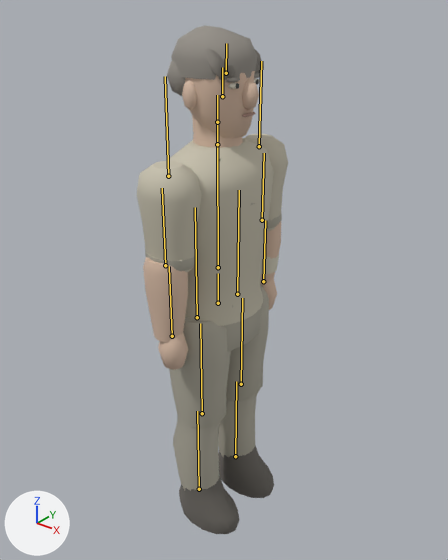
What one commit did to the glTF model unreal/MGRemaster/Content/SourceAssets/Characters/fox.glb.
One viewpoint serves both versions: a 50 mm lens placed at (1.246, -1.526, 1.955), pointed at (0.006, 0.024, 0.994). Lighting does not change. The marker at lower left points along +X, +Y and +Z. The picture after the commit comes second. The bones that bend it are drawn over the model as lines.

Names of what the first picture shows: 'fox'.
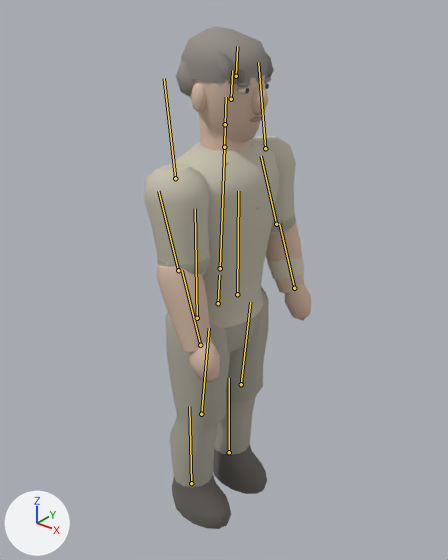
The newer file adds an action. The first version stands in its rest pose; the second is drawn at frame 6 of the action 'IdleWary'.

What differs and where, as boxes (x1, y1, x2, y2) in the pictures (448 x 560 px):
'fox', posed (11% wider)
    before: (137, 25, 288, 534)
    after: (144, 27, 311, 529)
bone 'pelvis', root to tip
    before: (218, 303) to (218, 273)
    after: (218, 303) to (219, 275)
bone 'neck', root to tip
    before: (217, 144) to (217, 122)
    after: (224, 147) to (225, 124)
bone 'head', root to tip
    before: (217, 122) to (217, 95)
    after: (225, 124) to (226, 97)
bone 'upper_arm_L', root to tip
    before: (259, 146) to (261, 61)
    after: (265, 148) to (258, 62)
bone 'forearm_L', root to tip
    before: (262, 220) to (264, 153)
    after: (276, 224) to (261, 156)
bone 'upper_arm_R', root to tip
    before: (168, 176) to (165, 76)
    after: (175, 178) to (164, 78)
bone 'forearm_R', root to tip
    before: (165, 265) to (162, 188)
    after: (178, 270) to (158, 191)
bone 'thigh_L', root to tip
    before: (237, 294) to (239, 190)
    after: (237, 294) to (238, 191)
bone 'shin_L', root to tip
    before: (241, 384) to (242, 298)
    after: (241, 384) to (250, 302)
bone 'foot_L', root to tip
    before: (235, 456) to (236, 381)
    after: (229, 452) to (229, 378)
bone 'thigh_R', root to tip
    before: (197, 317) to (195, 207)
    after: (197, 318) to (195, 208)
bone 'shin_R', root to tip
    before: (202, 413) to (200, 323)
    after: (201, 414) to (209, 328)
bone 'foot_R', root to tip
    before: (199, 489) to (197, 411)
    after: (191, 483) to (189, 406)

The edits, one by one:
Bone 'pelvis' (bone_pelvis) moves from (0.0, 0.0, 0.0) to (0.0, -0.003, 0.0).
Bone 'pelvis' (bone_pelvis) turns from (0, 0, 0) to (0, 0, -3) degrees about its own x, y and z.
Bone 'neck' (bone_neck) turns from (0, 0, 0) to (0, 0, 2) degrees about its own x, y and z.
Bone 'head' (bone_head) turns from (0, 0, 0) to (0, 0, -2) degrees about its own x, y and z.
Bone 'upper_arm_L' (bone_upper_arm_l) turns from (0, 0, 0) to (0, 0, 11) degrees about its own x, y and z.
Bone 'forearm_L' (bone_forearm_l) turns from (0, 0, 0) to (0, 0, 10) degrees about its own x, y and z.
Bone 'upper_arm_R' (bone_upper_arm_r) turns from (0, 0, 0) to (0, 0, 9) degrees about its own x, y and z.
Bone 'forearm_R' (bone_forearm_r) turns from (0, 0, 0) to (0, 0, 10) degrees about its own x, y and z.
Bone 'thigh_L' (bone_thigh_l) turns from (0, 0, 0) to (0, 0, 3) degrees about its own x, y and z.
Bone 'shin_L' (bone_shin_l) turns from (0, 0, 0) to (0, 0, -6) degrees about its own x, y and z.
Bone 'foot_L' (bone_foot_l) turns from (0, 0, 0) to (0, 0, 6) degrees about its own x, y and z.
Bone 'thigh_R' (bone_thigh_r) turns from (0, 0, 0) to (0, 0, 3) degrees about its own x, y and z.
Bone 'shin_R' (bone_shin_r) turns from (0, 0, 0) to (0, 0, -6) degrees about its own x, y and z.
Bone 'foot_R' (bone_foot_r) turns from (0, 0, 0) to (0, 0, 6) degrees about its own x, y and z.
